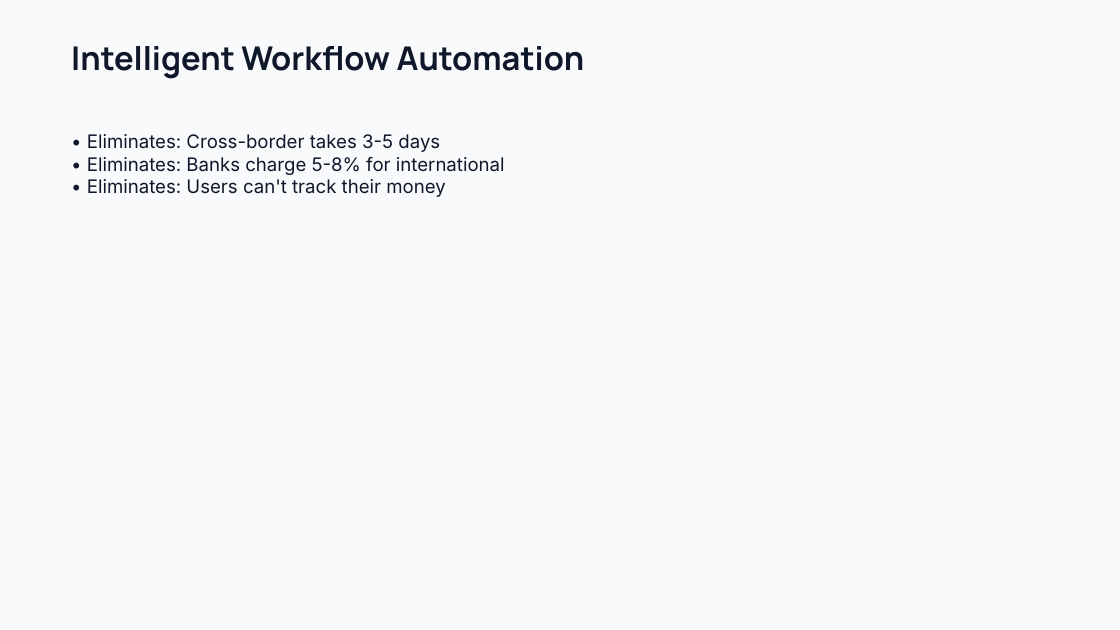
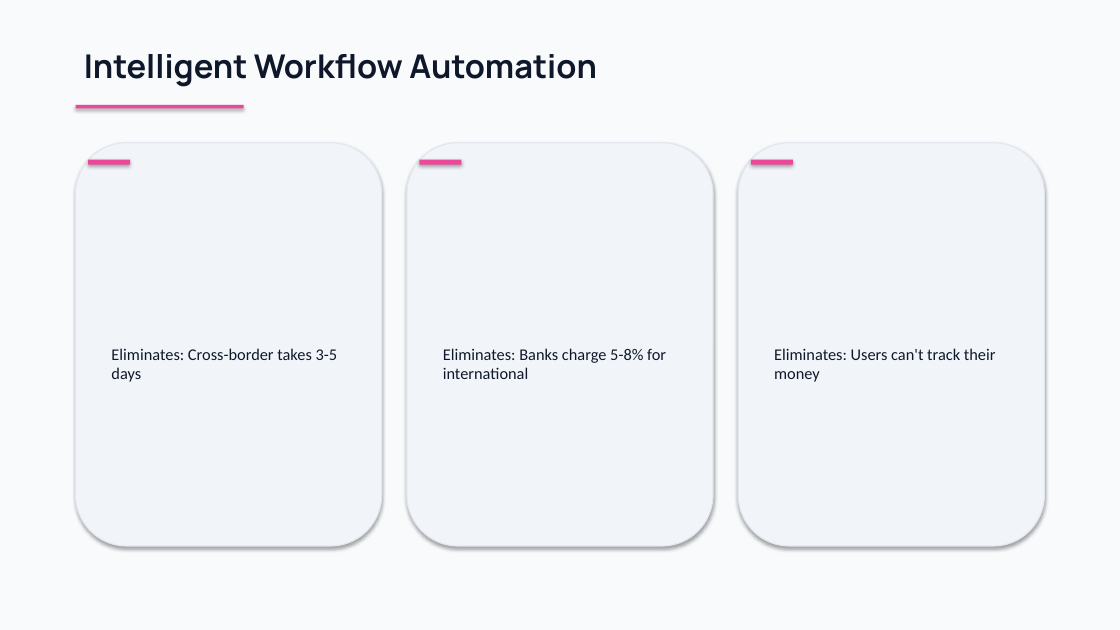
Before and after one commit to sunchaokun/PPT-Design-Skill, a slide deck: slide 3 of examples/04-tech-startup-launch.pptx. Drawn at 1120x630 pixels with LibreOffice and Linux fonts; fonts in the diff are those of the drawing. Boxes give left, top, right and bottom in pixels: in the first picture for what was removed or moved away, otherwise in the second. Text is boxed around its words. In the diff, an @@ line names an element or a change of style, - is before the commit and + after.

Commit message:
feat: professional PPT layout and visual polish
Layout improvements:
- Left accent bar on content slides for visual anchor
- Title underline decoration (accent color) below headings
- Accent bar on title and CTA slides
- Proper bullet spacing: each bullet is a separate paragraph with 8pt spacing
- Side visual area (right 40%) for image placement on content slides

Layout mapping improvements:
- solution → three-column-cards (was content-with-title)
- testimonials/social-proof → quote layout
- pricing/offer → cta-closing layout
- product → image-plus-text layout
- financial → chart-focus layout

Card rendering:
- Cards now have accent color top bar inside card
- Left-aligned text (was center) for readability
- Rounded rect containers with border

Metric rendering:
- Metrics now in rounded rect card containers
- Background fill (muted color) with border
- Value (40pt bold accent) + label (12pt muted) centered in card

Quote slide:
- Large decorative opening quote mark (accent color, 72pt)
- Left-aligned quote text (22pt) and author (14pt semibold)

Image placeholder:
- Rounded rect with border (was plain rect)
- Hint text without [图片:] prefix

CTA button:
- Cleaner text (no brackets)
- Enhanced shadow (8pt blur, 20% alpha)

```diff
--- a/examples/04-tech-startup-launch.pptx
+++ b/examples/04-tech-startup-launch.pptx
@@ text "Intelligent Workflow Automation": place and size @@
-text "Intelligent Workflow Automation" at box(71, 46, 585, 79)
+text "Intelligent Workflow Automation" at box(84, 54, 597, 87)
@@ rectangle added at box(76, 105, 244, 108), fill #EC4899 @@
@@ rounded rectangle added at box(76, 143, 381, 546), fill #F1F5F9, outline #E2E8F0 1 pt, 14 pt, text #0F172A @@
+Eliminates: Cross-border takes 3-5 days
@@ text removed at box(87, 134, 505, 197) @@
-• Eliminates: Cross-border takes 3-5 days
-• Eliminates: Banks charge 5-8% for international
-• Eliminates: Users can't track their money
@@ rounded rectangle added at box(407, 143, 712, 546), fill #F1F5F9, outline #E2E8F0 1 pt, 14 pt, text #0F172A @@
+Eliminates: Banks charge 5-8% for international
@@ rounded rectangle added at box(739, 143, 1044, 546), fill #F1F5F9, outline #E2E8F0 1 pt, 14 pt, text #0F172A @@
+Eliminates: Users can't track their money
@@ rectangle added at box(88, 160, 130, 165), fill #EC4899 @@
@@ rectangle added at box(419, 160, 461, 165), fill #EC4899 @@
@@ rectangle added at box(751, 160, 793, 165), fill #EC4899 @@
```
Also in this commit, not shown: 11 other slides changed, 8 other files.
